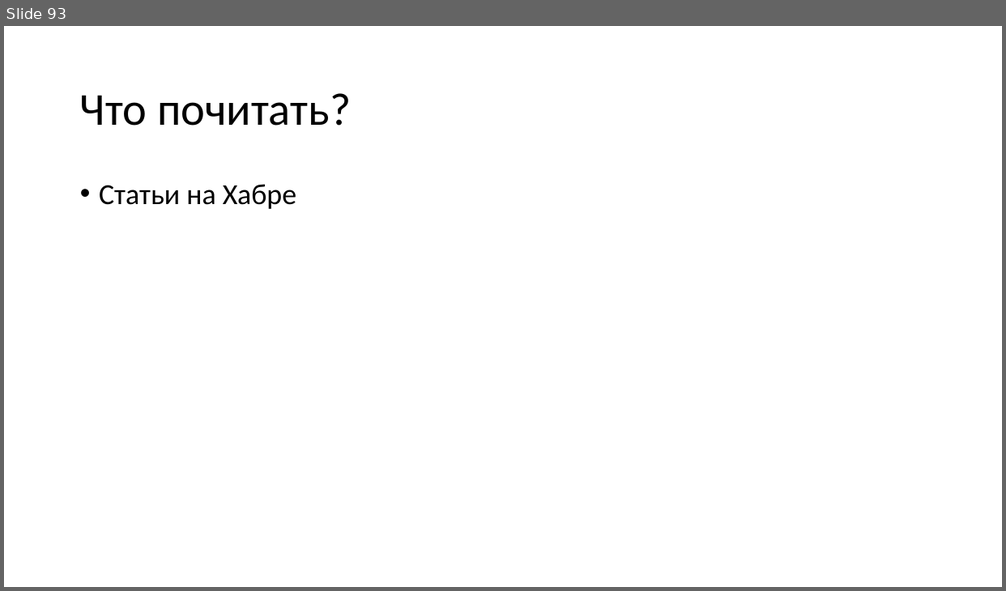
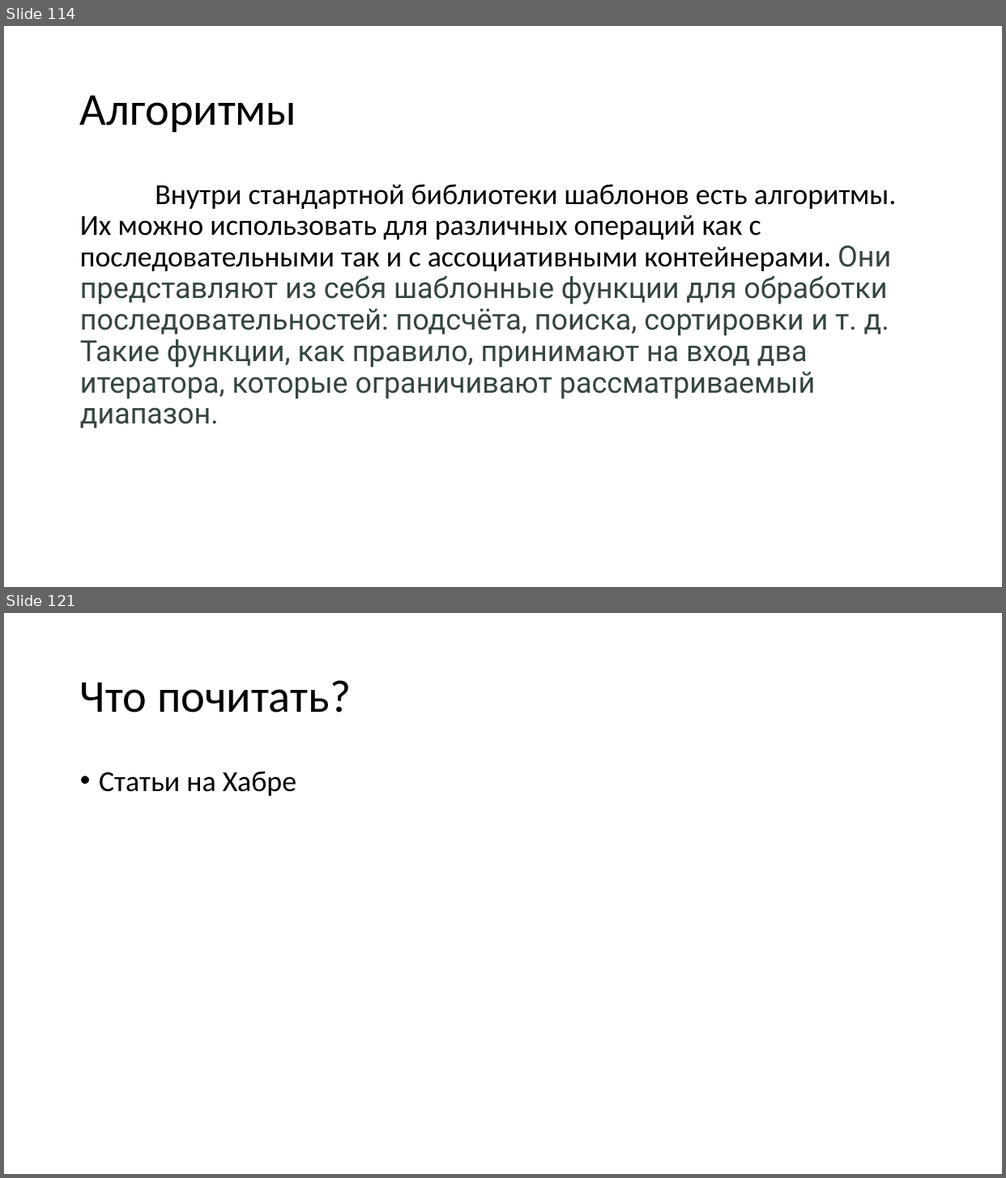
Before and after one commit to FloyzenCode/cpp-lectures, a slide deck: lecture8/lecture8.pptx. Shown one above the other, each under a label of ours: slide 93 before the commit, slides 114 and 121 after it; the slides between them are not shown. The pictures are 1006x591 and 1006x1178 pixels, drawn with LibreOffice and Linux fonts; fonts in the diff are those of the drawing. Boxes give left, top, right and bottom in pixels: in the first picture for what was removed or moved away, otherwise in the second. Text is boxed around its words. In the diff, an @@ line names an element or a change of style, - is before the commit and + after.

```diff
--- a/lecture8/lecture8.pptx
+++ b/lecture8/lecture8.pptx
@@ slide 114 added at [4, 26, 1002, 587], background #FFFFFF @@
@@ title added at [80, 95, 297, 132], 44 pt, text #000000 @@
+Алгоритмы
@@ text added at [80, 184, 896, 429], 28 pt, text #354541 @@
+Внутри стандартной библиотеки шаблонов есть алгоритмы. Их можно использовать для различных операций как с последовательными так и с ассоциативными контейнерами. Они представляют из себя шаблонные функции для обработки последовательностей: подсчёта, поиска, сортировки и т. д. Такие функции, как правило, принимают на вход два итератора, которые ограничивают рассматриваемый диапазон.
@@ what was slide 93 is now slide 121 @@
```
Also in this commit, not shown: 1 slide changed, 30 other slides added, 3 other files.
